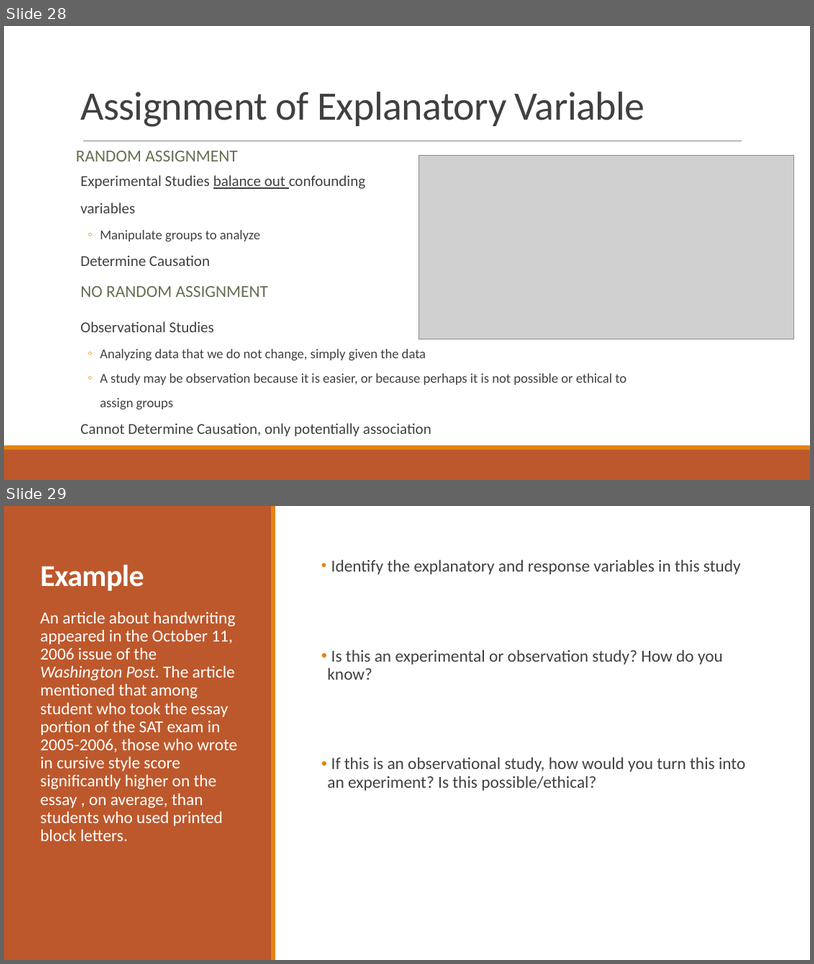
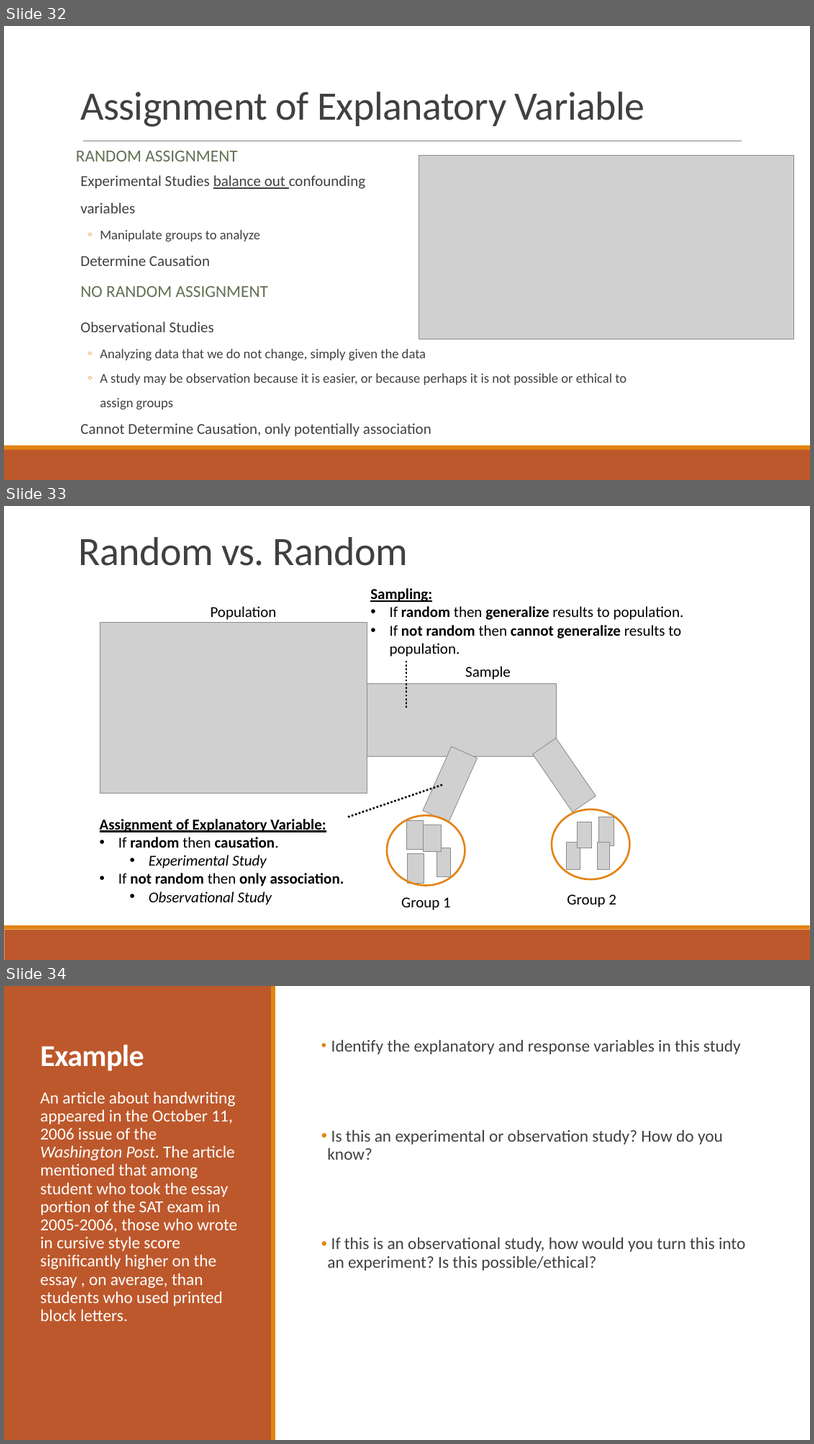
Before and after one commit to alisonkleffner/presentations, a slide deck: job/teaching/teaching-demonstration1.pptx. Shown one above the other, each under a label of ours: slides 28 and 29 before the commit, slides 32, 33 and 34 after it. The pictures are 814x964 and 814x1444 pixels, drawn with LibreOffice and Linux fonts; fonts in the diff are those of the drawing; grey boxes stand for pictures. Boxes give left, top, right and bottom in pixels: in the first picture for what was removed or moved away, otherwise in the second. Text is boxed around its words. In the diff, an @@ line names an element or a change of style, - is before the commit and + after.

```diff
--- a/job/teaching/teaching-demonstration1.pptx
+++ b/job/teaching/teaching-demonstration1.pptx
@@ slide 33 added at bbox=[4, 506, 810, 960], background #FFFFFF; not listed: 2 template elements that a slide beside it also shows @@
@@ title added at bbox=[79, 537, 408, 566], 48 pt, text #404040 @@
+Random vs. Random
@@ text added at bbox=[370, 588, 684, 656], 18 pt, text #000000 @@
+Sampling:
+• If random then generalize results to population.
+• If not random then cannot generalize results to population.
@@ text added at bbox=[211, 606, 277, 620], 18 pt, text #000000 @@
+Population
@@ picture added at bbox=[100, 622, 368, 793] @@
@@ line added from (406, 708) to (406, 659), #000000 2.25 pt dashed @@
@@ text added at bbox=[466, 666, 511, 680], 18 pt, text #000000 @@
+Sample
@@ picture added at bbox=[368, 683, 556, 757] @@
@@ picture added at bbox=[533, 738, 597, 812] @@
@@ picture added at bbox=[423, 746, 478, 822] @@
@@ line added from (348, 817) to (444, 784), #000000 2.25 pt dashed @@
@@ text added at bbox=[100, 818, 345, 905], 18 pt, text #000000, bold @@
+Assignment of Explanatory Variable:
+• If random then causation.
+  • Experimental Study
+• If not random then only association.
+  • Observational Study
@@ ellipse added at bbox=[387, 815, 465, 885], outline #E48312 2.25 pt @@
@@ picture added at bbox=[406, 821, 422, 849] @@
@@ picture added at bbox=[423, 824, 442, 851] @@
@@ ellipse added at bbox=[552, 809, 630, 879], outline #E48312 2.25 pt @@
@@ picture added at bbox=[578, 822, 592, 847] @@
@@ picture added at bbox=[599, 817, 614, 845] @@
@@ picture added at bbox=[437, 848, 451, 877] @@
@@ picture added at bbox=[566, 842, 581, 870] @@
@@ picture added at bbox=[597, 842, 610, 869] @@
@@ picture added at bbox=[407, 853, 424, 883] @@
@@ text added at bbox=[567, 894, 617, 907], 18 pt, text #000000 @@
+Group 2
@@ text added at bbox=[401, 897, 451, 910], 18 pt, text #000000 @@
+Group 1
@@ what was slide 28 is now slide 32 @@
@@ what was slide 29 is now slide 34 @@
```
Also in this commit, not shown: 3 slides changed, 4 other slides added, 2 other files.
